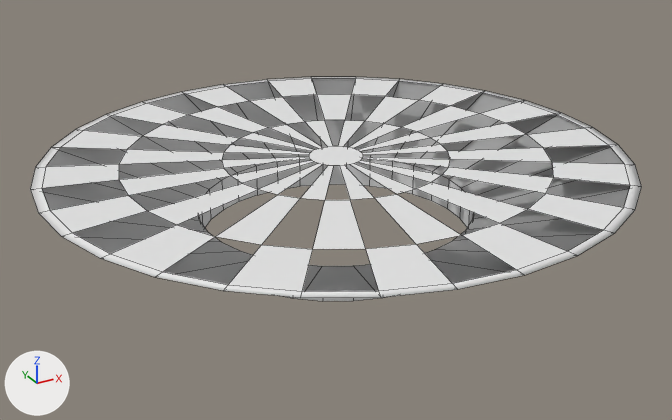
One commit to the FBX model GameProject/Assets/Models/drainHole.fbx: the scene before it, then after it.
Camera for both pictures: a camera (50 mm lens) standing at (-0.0721, -0.1312, 0.0555) and looking at (0.0012, 0.0021, -0.0112). Arrows for +X, +Y and +Z are at lower left; the lights stay in place. Mesh edges are drawn as thin lines. Where no turn or scale is listed for an object, it has been applied to the vertices.
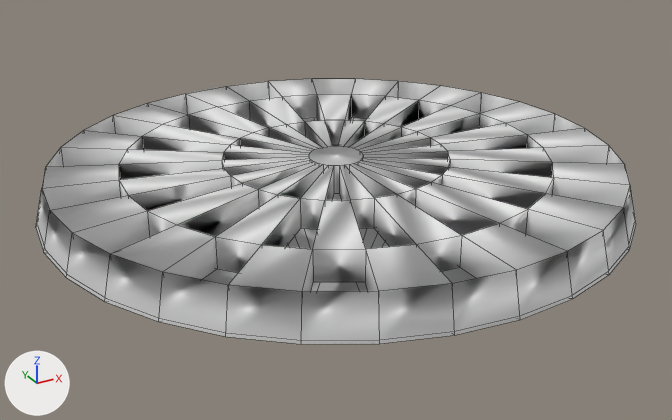
The change, as a list of edits to the scene's bpy script:
```text
Change me_circle:
    used by ob_circle; location = (0.0, 0.0, 0.0)
    remove me_circle.from_pydata(...)  # 224 vertices, 145 faces; spans x -0.05..0.05, y -0.05..0.05, z -0.015..0.0
    add me_circle.from_pydata(...)  # 512 vertices, 548 faces; spans x -0.05..0.05, y -0.05..0.05, z -0.0334..0.0
    me_circle part 1: 96 vertices moved from x -0.05..0.05, y -0.05..0.05, z -0.015..0.0 to x -0.05..0.05, y -0.05..0.05, z -0.0215..-0.0066; 288 vertices added at x -0.0498..0.0498, y -0.0498..0.0498, z -0.0334..-0.005
    me_circle part 2: the surface is now shaded smooth
```

Boxes [x1, y1, x2, y2] around the edits, measured in the pictures (672 x 420 px):
'Circle', reshaped (18% taller): before [30, 77, 642, 301]; after [36, 79, 636, 344]
part 1 of me_circle, built on: before [30, 77, 642, 301]; after [36, 79, 636, 344]
